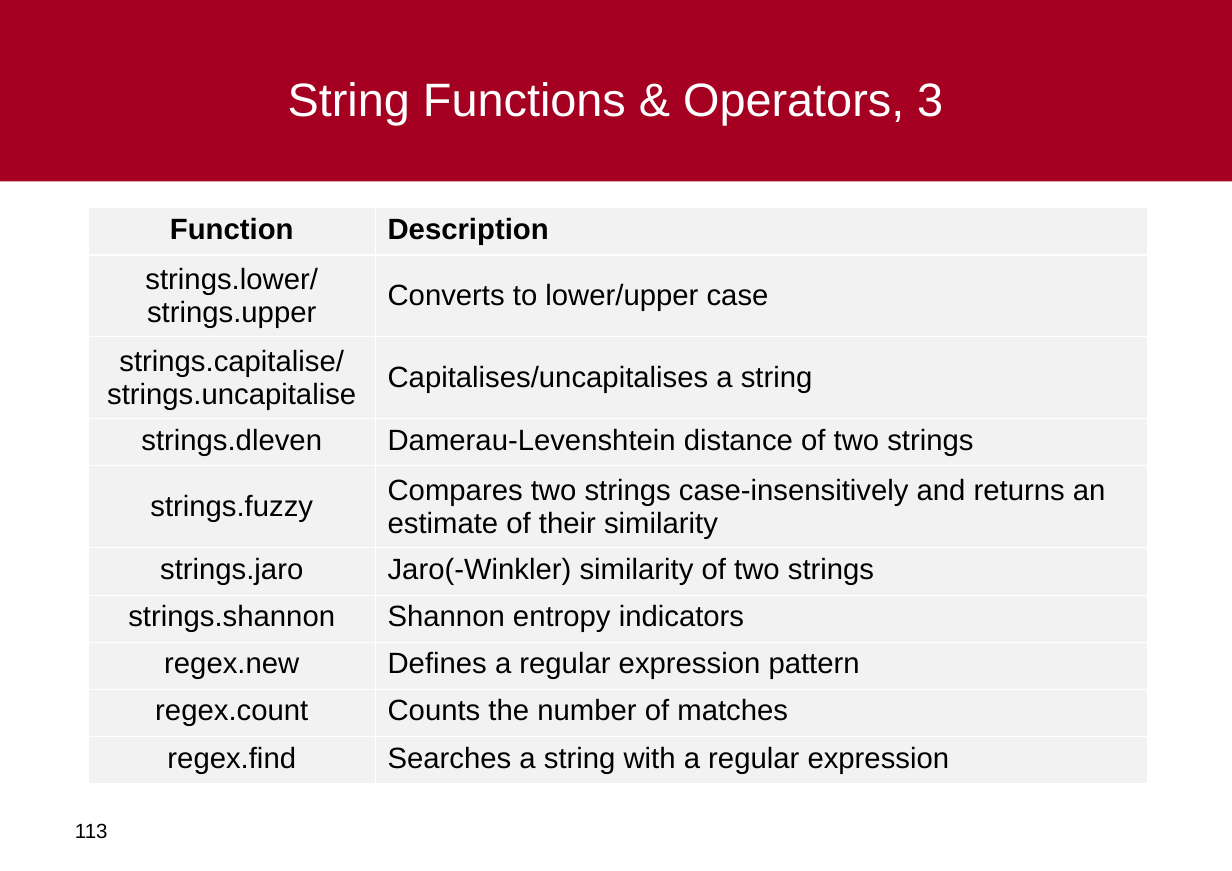
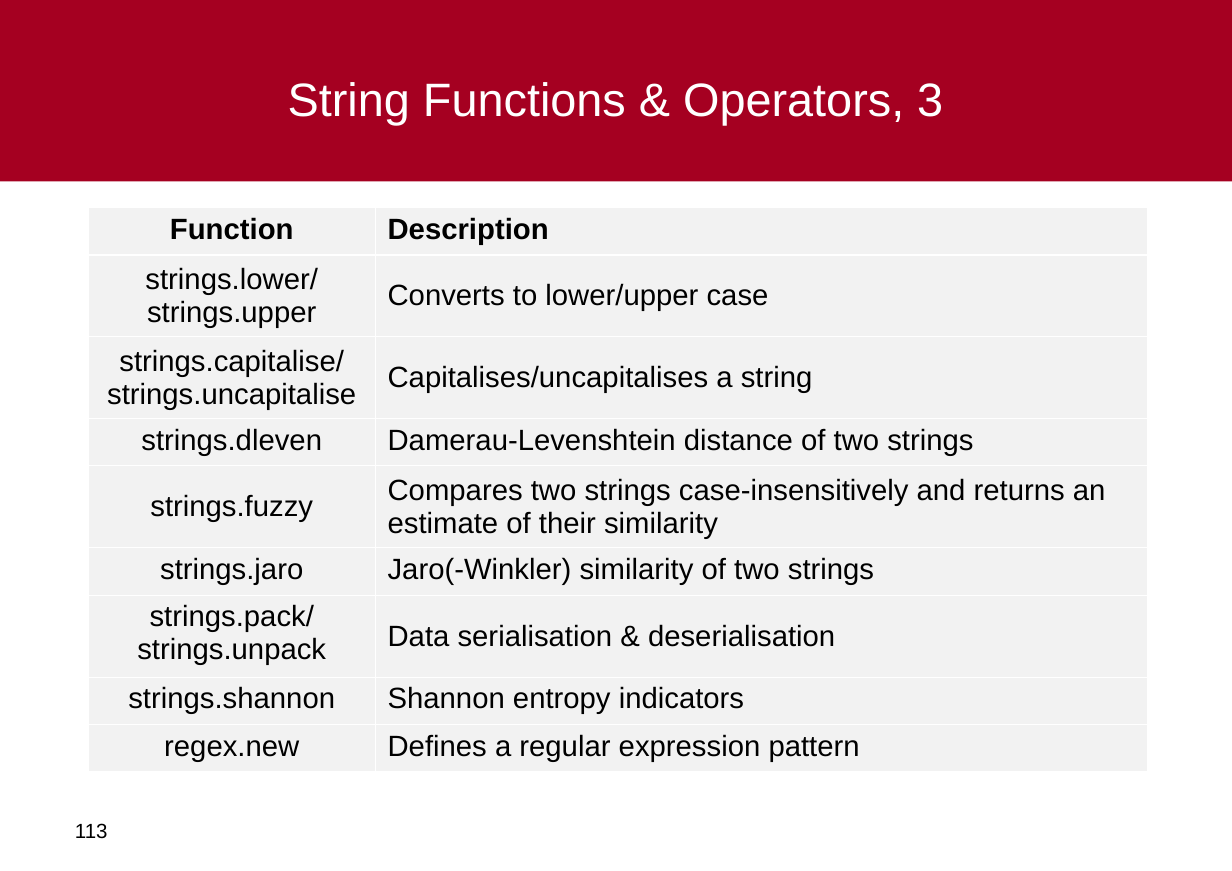
Before and after one commit to al-agena/Agena, a slide deck: slide 113 of doc/agena-crashcourse.ppt. Drawn at 1232x871 pixels with LibreOffice and Linux fonts; fonts in the diff are those of the drawing; background and template pictures are left out. Boxes give left, top, right and bottom in pixels: in the first picture for what was removed or moved away, otherwise in the second. Text is boxed around its words. In the diff, an @@ line names an element or a change of style, - is before the commit and + after.

```diff
--- a/doc/agena-crashcourse.ppt
+++ b/doc/agena-crashcourse.ppt
@@ table at [89, 208, 1148, 770] @@
+row 7: strings.pack/ strings.unpack | Data serialisation & deserialisation
-row 9: regex.count | Counts the number of matches
-row 10: regex.find | Searches a string with a regular expression
```
Also in this commit, not shown: 10 other slides changed, 4 other files.
